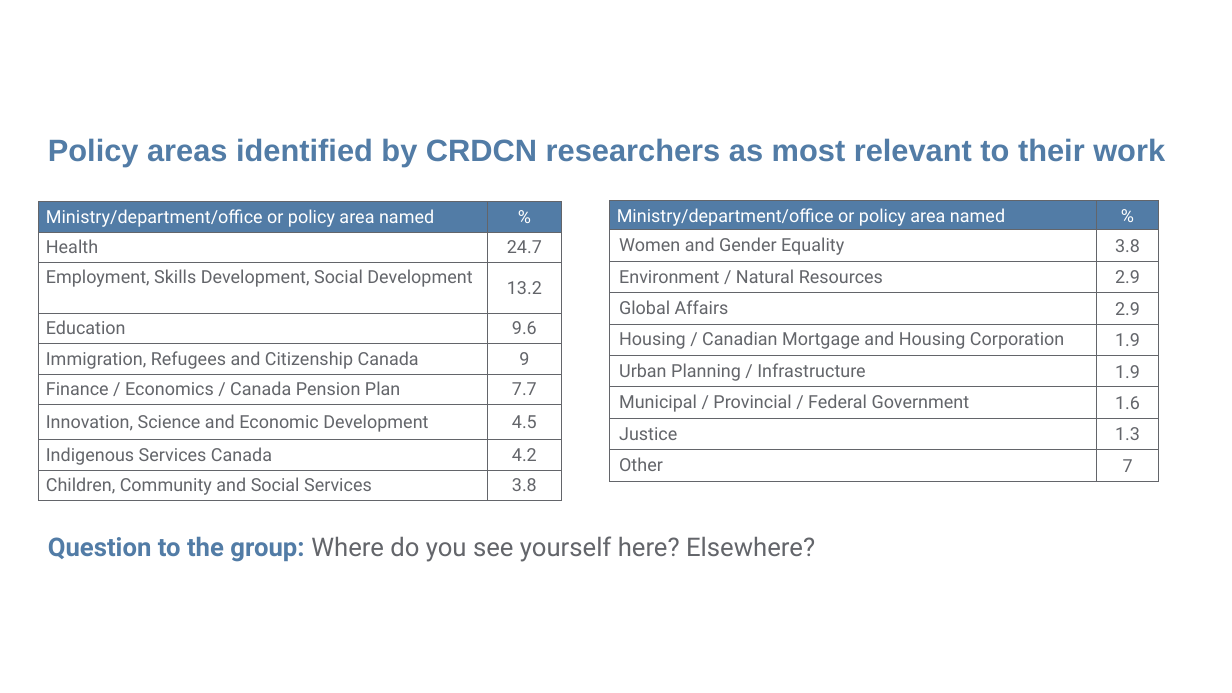
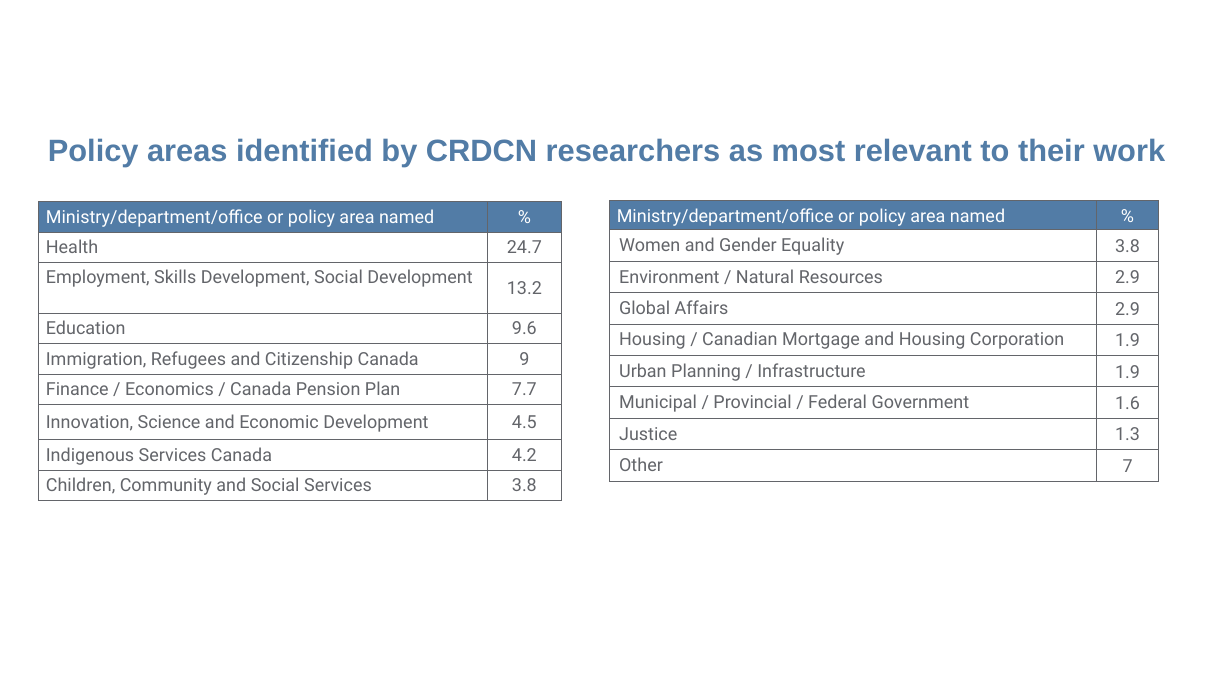
Before and after one commit to CRDCN/RAD_Training, a slide deck: slide 10 of Provincial outreach deck.pptx (slide 9 before the commit). Drawn at 1232x693 pixels with LibreOffice and Linux fonts; fonts in the diff are those of the drawing; background and template pictures are left out. Boxes give left, top, right and bottom in pixels: in the first picture for what was removed or moved away, otherwise in the second. Text is boxed around its words. In the diff, an @@ line names an element or a change of style, - is before the commit and + after.

```diff
--- a/Provincial outreach deck.pptx
+++ b/Provincial outreach deck.pptx
@@ text removed at <box>48,536,815,562</box> @@
-Question to the group: Where do you see yourself here? Elsewhere?
```
Also in this commit, not shown: 1 other slide changed, 1 slide added, 2 other files.
